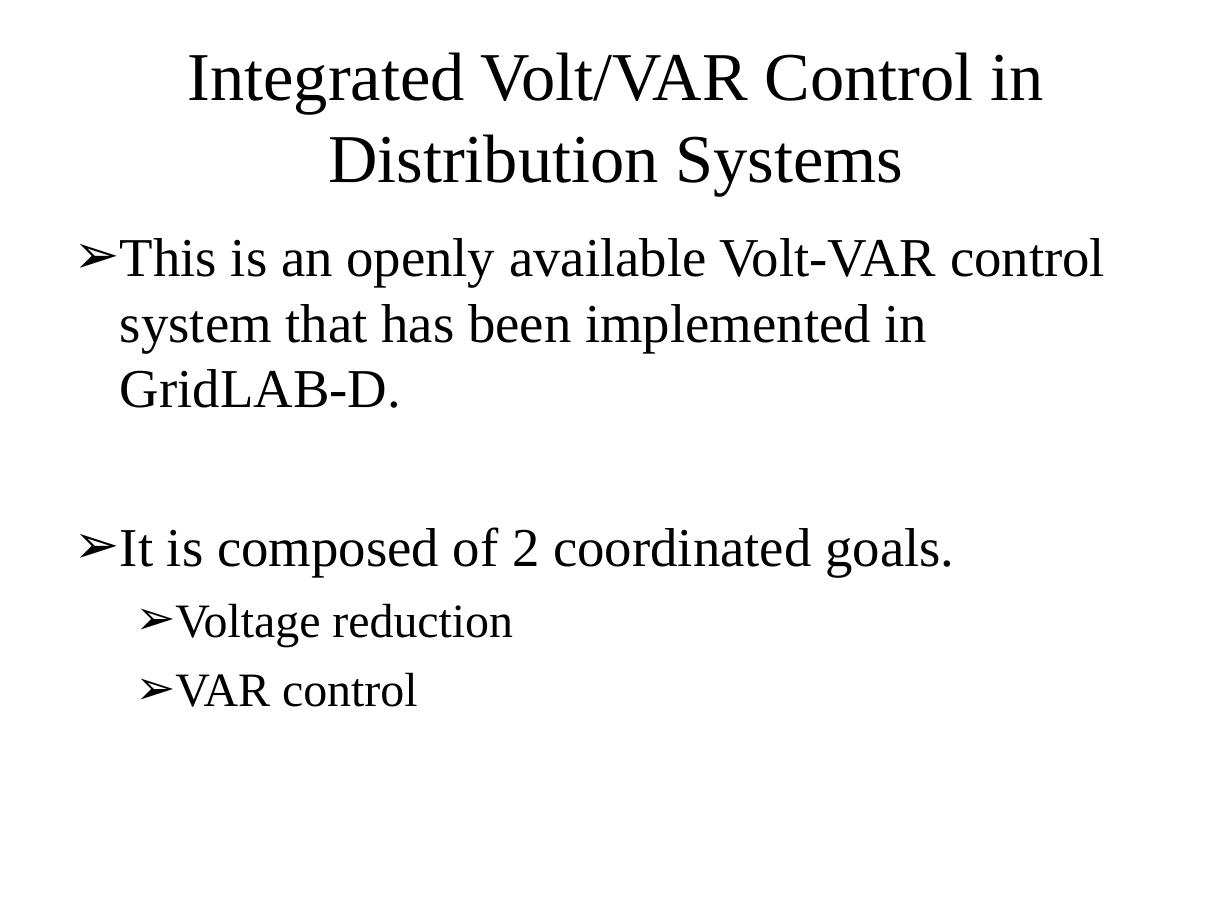
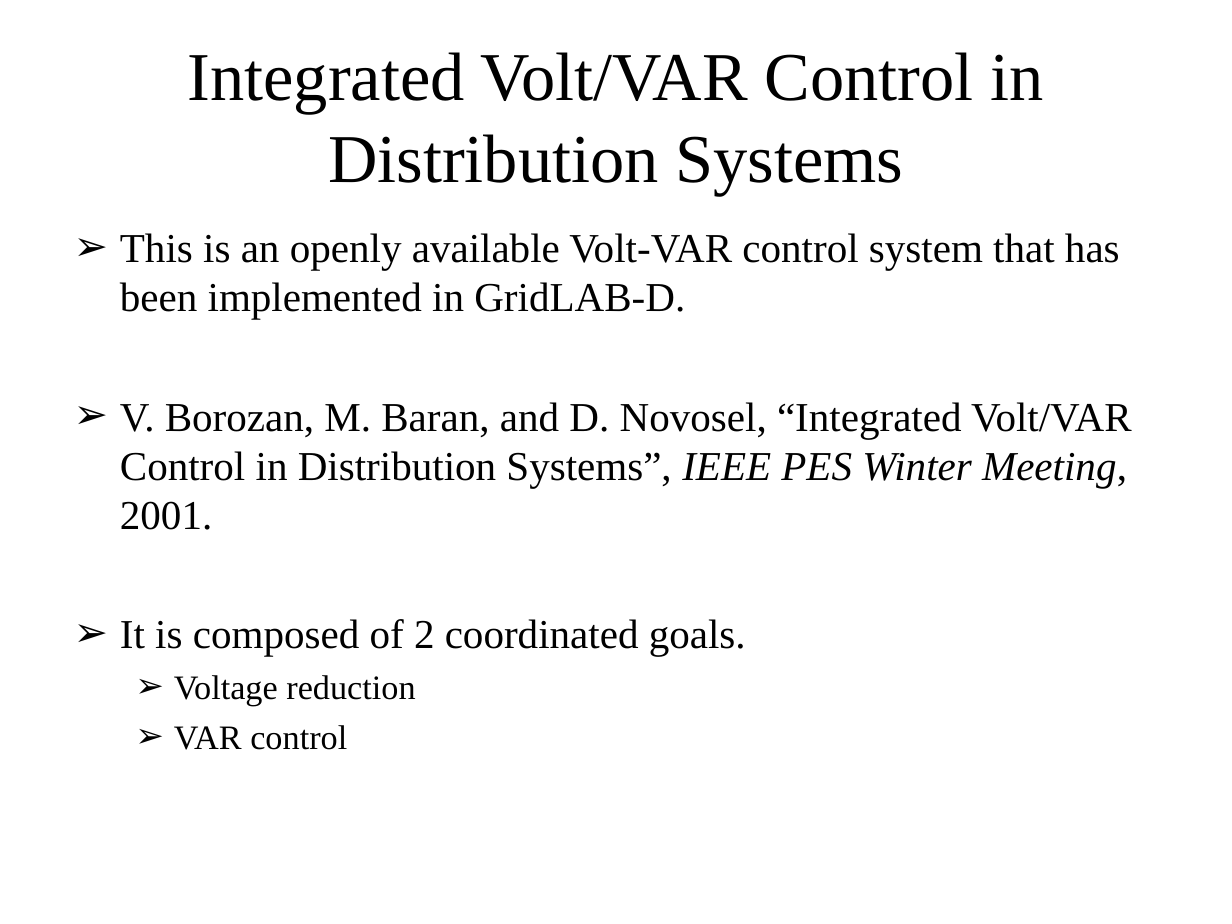
Before and after one commit to gridlab-d/course, a slide deck: slide 11 of Distribution_Analysis_Course/2.0 - CVR.ppt (slide 7 before the commit). Drawn at 1232x924 pixels with LibreOffice and Linux fonts; fonts in the diff are those of the drawing. Boxes give left, top, right and bottom in pixels: in the first picture for what was removed or moved away, otherwise in the second. Text is boxed around its words. In the diff, an @@ line names an element or a change of style, - is before the commit and + after.

```diff
--- a/Distribution_Analysis_Course/2.0 - CVR.ppt
+++ b/Distribution_Analysis_Course/2.0 - CVR.ppt
@@ text at <box>120,233,1120,750</box>: size 32 to 24 pt in "This is an openly available Volt-VAR control ...", "It is composed of 2 coordinated goals."; size 28 to 20 pt in "Voltage reduction", "VAR control"; less space between paragraphs @@
@@ text at <box>120,402,1131,530</box>: paragraph added @@
+➢ V. Borozan, M. Baran, and D. Novosel, “Integrated Volt/VAR Control in Distribution Systems”, IEEE PES Winter Meeting, 2001.
```
Also in this commit, not shown: 5 other slides changed, 3 slides added, 17 slides removed.
